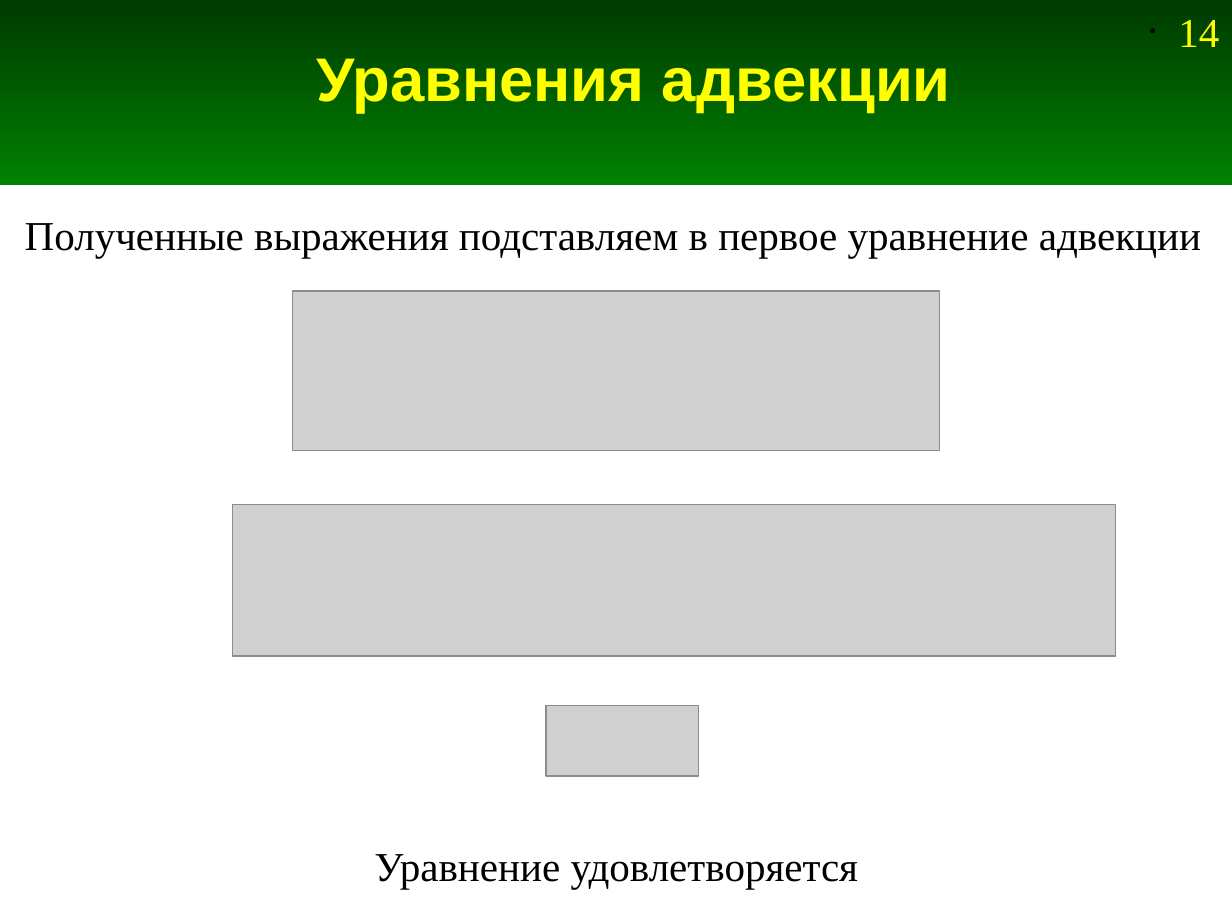
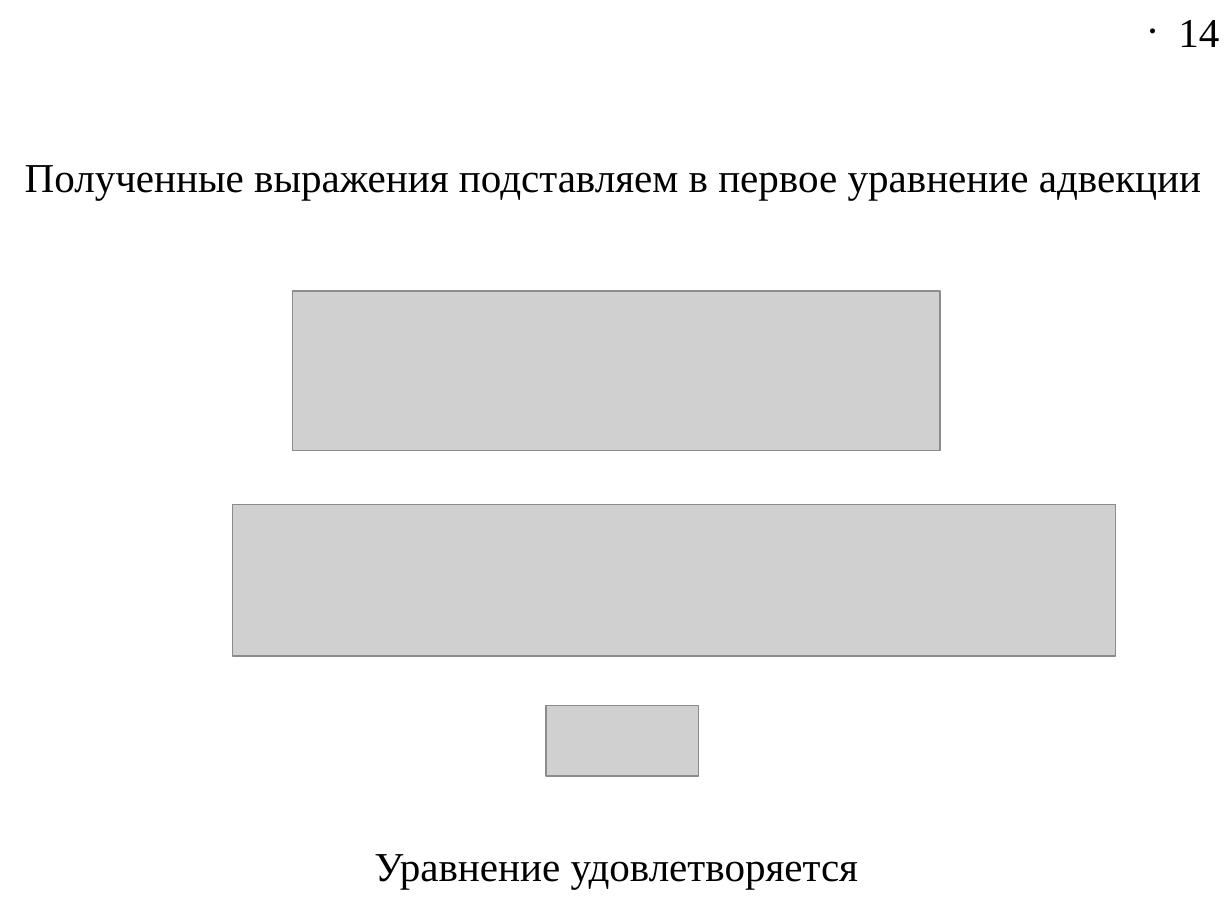
Before and after one commit to Jenyay/modelling, a slide deck: slide 14 of fdtd/presentations/09. FDTD-1D ABC.odp. Drawn at 1232x924 pixels with LibreOffice and Linux fonts; fonts in the diff are those of the drawing; grey boxes stand for pictures. Boxes give left, top, right and bottom in pixels: in the first picture for what was removed or moved away, otherwise in the second. Text is boxed around its words. In the diff, an @@ line names an element or a change of style, - is before the commit and + after.

```diff
--- a/fdtd/presentations/09. FDTD-1D ABC.odp
+++ b/fdtd/presentations/09. FDTD-1D ABC.odp
@@ rectangle removed at box(0, 0, 1232, 185) @@
@@ page number at box(1178, 20, 1219, 47): text colour #FFFF00 to #000000 @@
@@ title removed at box(317, 58, 951, 113) @@
-Уравнения адвекции
@@ text "Полученные выражения подставляем в первое ...": place and size @@
-text "Полученные выражения подставляем в первое ..." at box(25, 223, 1201, 258)
+text "Полученные выражения подставляем в первое ..." at box(25, 165, 1201, 200)
```
Also in this commit, not shown: 14 other slides changed, 4 slides added, 4 slides removed, 3 other files.
